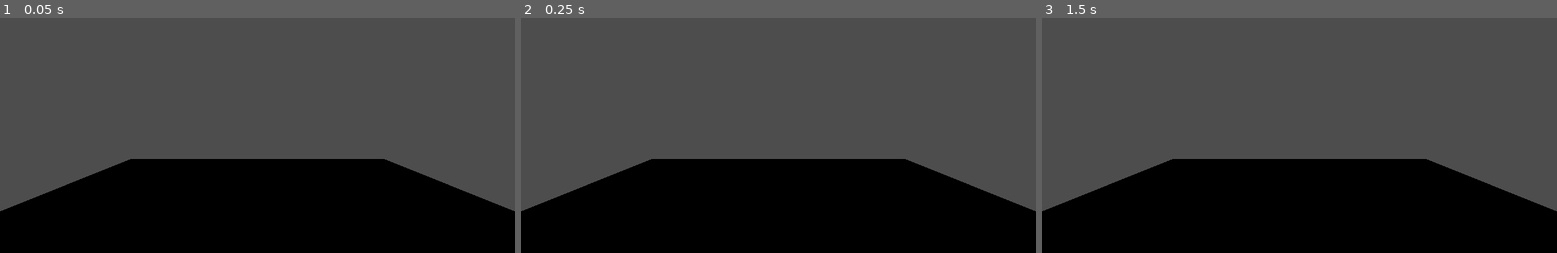
Above: before the commit, frames 1-3 (left to right).
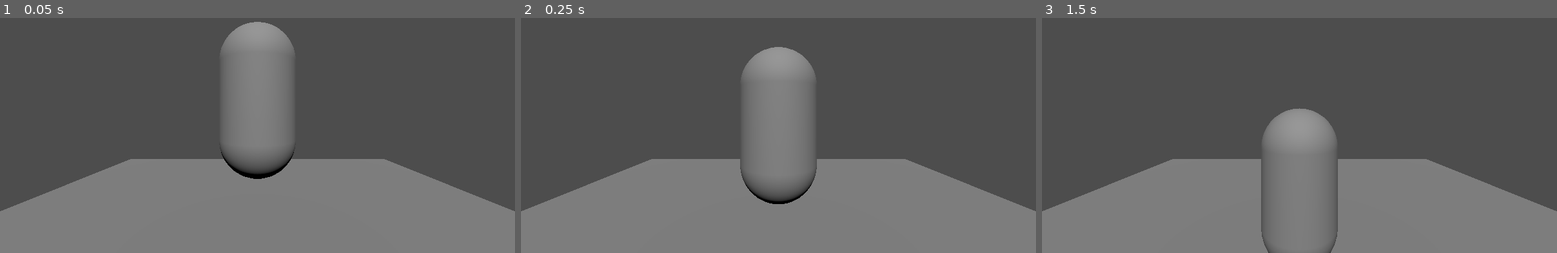
Above: after the commit, the same moments.

Repository: nonya123456/spectre
Game: Godot game, scene res://game/main.tscn
Two runs of this game, one before a commit and one after it. Both use one fixed random seed, a clock stepped at 60 frames per second and the inputs below.
Inputs:
- Up to frame 1 (0.05 s): no input
- Up to frame 2 (0.25 s): no input
- Up to frame 3 (1.5 s): tap Enter at 1.25 s

The runs differ from the first frame. In frame 1, 41% of the frame differs, in the area x 0-100%, y 1-100%; in frame 2, 40%; in frame 3, 37%.

Commit message:
feat: add player

Diff:
--- a/game/block.tscn
+++ b/game/floor.tscn
@@ -3,13 +3,13 @@
 [sub_resource type="BoxMesh" id="BoxMesh_s1mh2"]
 
 [sub_resource type="BoxShape3D" id="BoxShape3D_s1mh2"]
+size = Vector3(10, 1, 10)
 
-[node name="Block" type="Node3D"]
+[node name="Floor" type="StaticBody3D"]
 
 [node name="MeshInstance3D" type="MeshInstance3D" parent="."]
+transform = Transform3D(10, 0, 0, 0, 1, 0, 0, 0, 10, 0, 0, 0)
 mesh = SubResource("BoxMesh_s1mh2")
 
-[node name="StaticBody3D" type="StaticBody3D" parent="."]
-
-[node name="CollisionShape3D" type="CollisionShape3D" parent="StaticBody3D"]
+[node name="CollisionShape3D" type="CollisionShape3D" parent="."]
 shape = SubResource("BoxShape3D_s1mh2")
--- a/game/game_world.gd
+++ b/game/game_world.gd
@@ -1,5 +1,5 @@
 extends Node3D
 
 
-func _ready():
+func _ready() -> void:
     print("Hello from game_world.gd")
--- a/game/game_world.tscn
+++ b/game/game_world.tscn
@@ -1,7 +1,8 @@
-[gd_scene load_steps=3 format=3 uid="uid://drem2vixfw264"]
+[gd_scene load_steps=4 format=3 uid="uid://drem2vixfw264"]
 
 [ext_resource type="Script" uid="uid://ct5fbsqon3n1f" path="res://game/game_world.gd" id="1_3xdgc"]
-[ext_resource type="PackedScene" uid="uid://dcyv2lciboy50" path="res://game/block.tscn" id="2_iexac"]
+[ext_resource type="PackedScene" uid="uid://dcyv2lciboy50" path="res://game/floor.tscn" id="2_iexac"]
+[ext_resource type="PackedScene" uid="uid://btclrhh2rhavb" path="res://game/player.tscn" id="3_8hsaj"]
 
 [node name="GameWorld" type="Node3D"]
 script = ExtResource("1_3xdgc")
@@ -9,5 +10,10 @@
 [node name="Camera3D" type="Camera3D" parent="."]
 transform = Transform3D(1, 0, 0, 0, 1, 0, 0, 0, 1, 0, 2.5, 2.5)
 
-[node name="Block" parent="." instance=ExtResource("2_iexac")]
-transform = Transform3D(10, 0, 0, 0, 1, 0, 0, 0, 10, 0, 0, 0)
+[node name="DirectionalLight3D" type="DirectionalLight3D" parent="."]
+transform = Transform3D(1, 0, 0, 0, 0.707107, 0.707107, 0, -0.707107, 0.707107, 0, 20, 20)
+
+[node name="Player" parent="." instance=ExtResource("3_8hsaj")]
+transform = Transform3D(1, 0, 0, 0, 1, 0, 0, 0, 1, 0, 2.61576, 0)
+
+[node name="Floor" parent="." instance=ExtResource("2_iexac")]
--- a/game/main.gd
+++ b/game/main.gd
@@ -1,5 +1,5 @@
 extends Node
 
 
-func _ready():
+func _ready() -> void:
     print("Hello from main.gd")
--- /dev/null
+++ b/game/player.gd
@@ -0,0 +1,10 @@
+extends CharacterBody3D
+
+
+func _ready() -> void:
+    print("Hello from player.gd")
+
+
+func _physics_process(delta: float) -> void:
+    velocity += Vector3.DOWN * 9.8 * delta
+    move_and_slide()
--- /dev/null
+++ b/game/player.tscn
@@ -0,0 +1,16 @@
+[gd_scene load_steps=4 format=3 uid="uid://btclrhh2rhavb"]
+
+[ext_resource type="Script" uid="uid://canb5ma08x6si" path="res://game/player.gd" id="1_dadds"]
+
+[sub_resource type="CapsuleMesh" id="CapsuleMesh_dadds"]
+
+[sub_resource type="CapsuleShape3D" id="CapsuleShape3D_w5y0b"]
+
+[node name="Player" type="CharacterBody3D"]
+script = ExtResource("1_dadds")
+
+[node name="MeshInstance3D" type="MeshInstance3D" parent="."]
+mesh = SubResource("CapsuleMesh_dadds")
+
+[node name="CollisionShape3D" type="CollisionShape3D" parent="."]
+shape = SubResource("CapsuleShape3D_w5y0b")
Not shown, added: game/player.gd.uid
